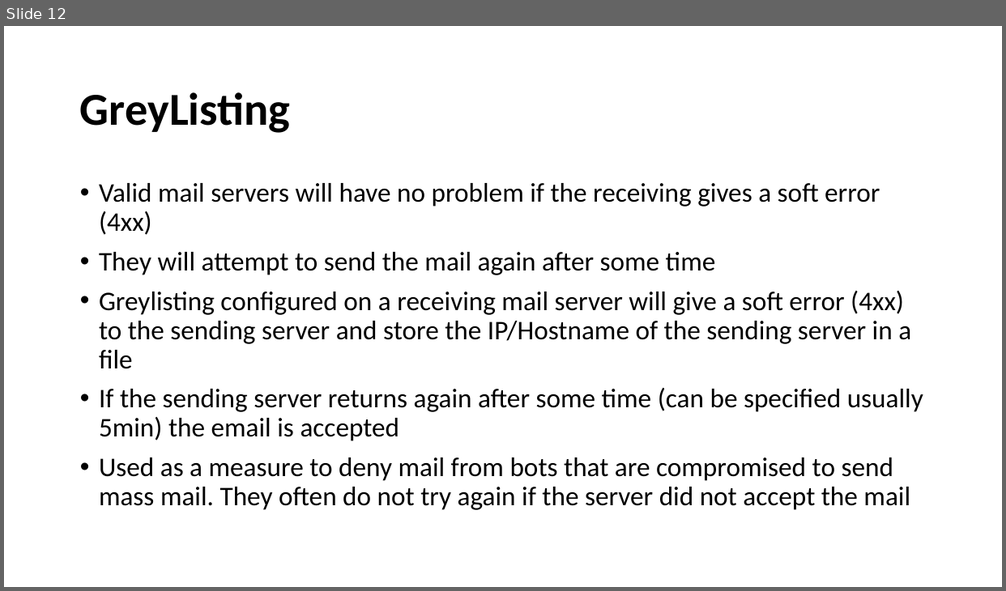
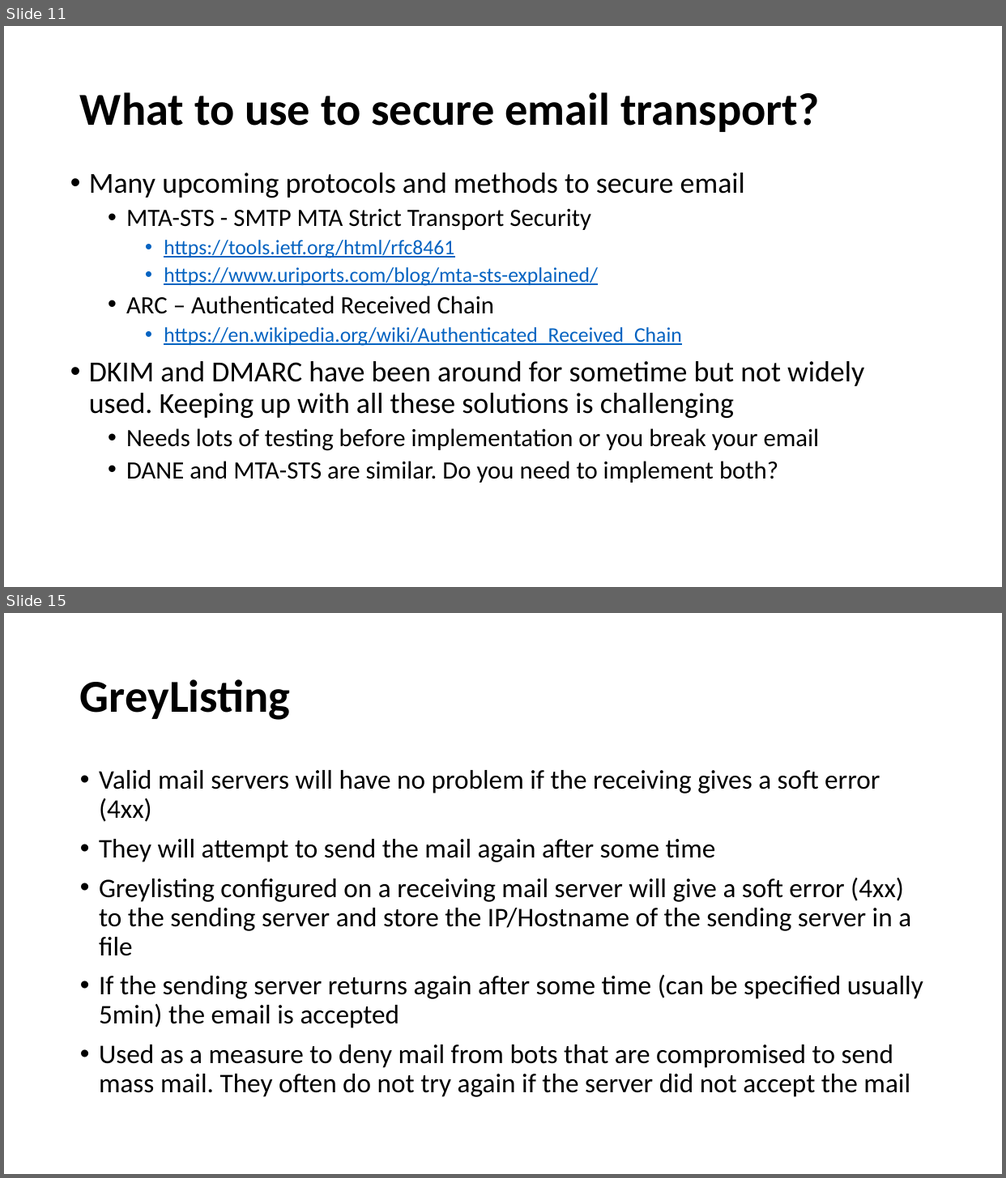
Before and after one commit to afnog/sse, a slide deck: postfix/emailbestpractices_old.pptx. Shown one above the other, each under a label of ours: slide 12 before the commit, slides 11 and 15 after it; the slides between them are not shown. The pictures are 1006x591 and 1006x1178 pixels, drawn with LibreOffice and Linux fonts; fonts in the diff are those of the drawing. Boxes give left, top, right and bottom in pixels: in the first picture for what was removed or moved away, otherwise in the second. Text is boxed around its words. In the diff, an @@ line names an element or a change of style, - is before the commit and + after.

Commit message:
email slides update

```diff
--- a/postfix/emailbestpractices_old.pptx
+++ b/postfix/emailbestpractices_old.pptx
@@ slide 11 added at [4, 26, 1002, 587], background #FFFFFF @@
@@ title added at [80, 92, 819, 132], 44 pt, text #000000, bold @@
+What to use to secure email transport?
@@ text added at [89, 173, 864, 483], 24 pt, text #000000 @@
+• Many upcoming protocols and methods to secure email
+  • MTA-STS - SMTP MTA Strict Transport Security
+    • https://tools.ietf.org/html/rfc8461
+    • https://www.uriports.com/blog/mta-sts-explained/
+  • ARC – Authenticated Received Chain
+    • https://en.wikipedia.org/wiki/Authenticated_Received_Chain
+• DKIM and DMARC have been around for sometime but not widely used. Keeping up with all these solutions is challenging
+  • Needs lots of testing before implementation or you break your email
+  • DANE and MTA-STS are similar. Do you need to implement both?
@@ what was slide 12 is now slide 15 @@
```
Also in this commit, not shown: 5 slides changed, 2 other slides added, 5 other files.
